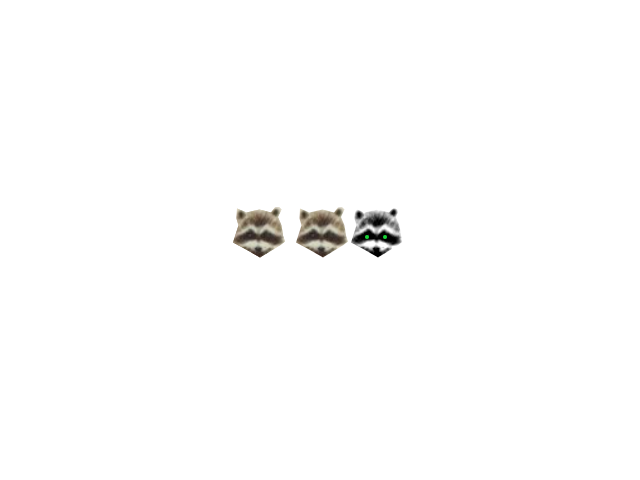
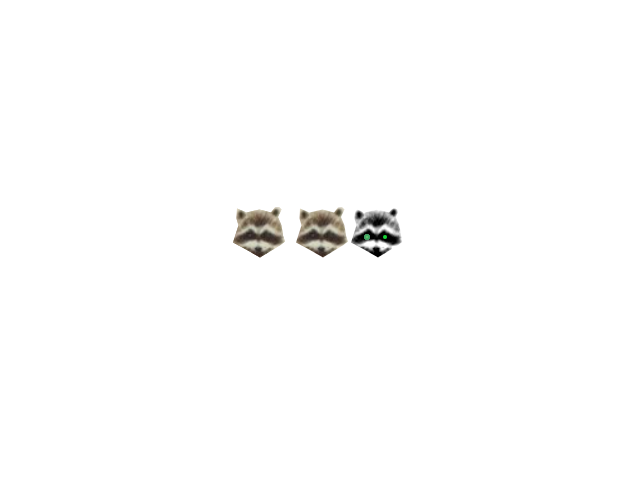
Revision of a layered 640×480 image; what changed, layer by layer:
painted on "face" over [364, 234, 370, 240]
